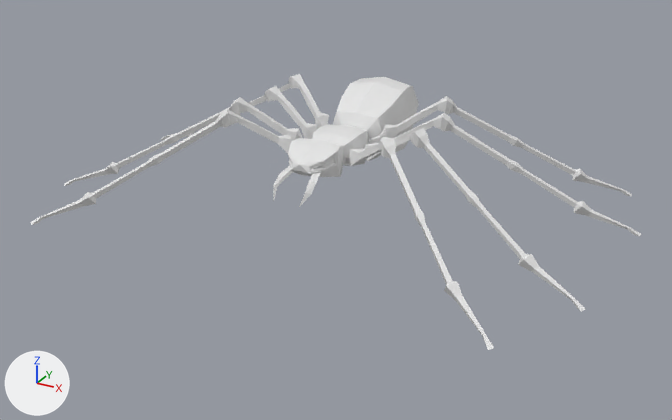
Two versions of the Blender file araña.blend, one commit apart.
Before and after are seen from a camera (50 mm lens) standing at (13.8, -25.4, 12.3) and looking at (0.5, -1.22, 0.21). Every picture has the same lights, and +X, +Y and +Z are marked at lower left.
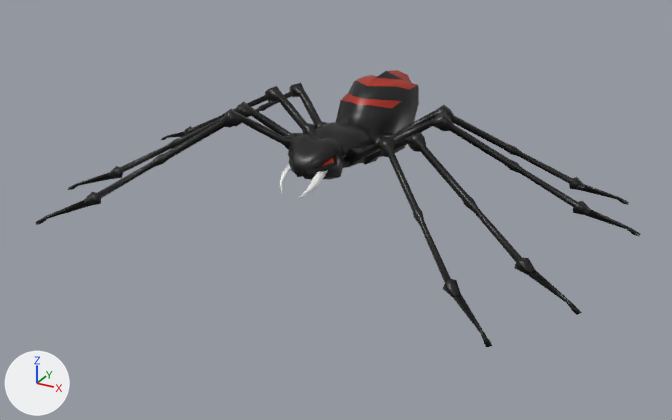
Commit message: araña con textutra

Location of each change, [x1, y1, x2, y2] in pixels of the pictures (672 x 420 px; the box of a moved part takes in the faces that stretch with it):
'Cube', surface changed, reshaped (grey to black)
    before: [31, 74, 641, 350]
    after: [35, 70, 640, 347]
part 1 of me_cube, moved or reshaped
    before: [273, 166, 321, 207]
    after: [279, 164, 328, 199]
part 2 of me_cube, moved or reshaped
    before: [161, 86, 641, 237]
    after: [161, 86, 640, 236]
part 3 of me_cube, moved or reshaped
    before: [238, 74, 632, 197]
    after: [234, 83, 629, 205]
part 4 of me_cube, moved or reshaped
    before: [64, 97, 586, 311]
    after: [68, 102, 582, 315]
part 5 of me_cube, moved or reshaped
    before: [31, 109, 494, 350]
    after: [35, 109, 492, 347]
part 6 of me_cube, built on
    before: [288, 77, 419, 176]
    after: [288, 70, 419, 180]
part 7 of me_cube, shading changed
    both: [288, 145, 406, 177]

The edits, one by one:
Picture 'palette2-gradient.png' (img_palette2_gradient_png) is new.
In material 'Material' (mat_material), base_color is no longer (0.8, 0.8, 0.8), white #e7e7e7.
In material 'Material' (mat_material), texture is now set to img_palette2_gradient_png.
me_cube is used by ob_cube; location (0.0, 0.0, 0.0).
me_cube had 414 vertices, 386 faces and spanned x 0.0..9.44, y -6.46..4.94, z -0.14..3.48.
me_cube now has 462 vertices, 432 faces and spans x 0.0..9.42, y -6.35..4.99, z -0.2..3.67.
me_cube part 1: the loose piece of 16 vertices spanning x 0.31..0.68, y -3.42..-2.25, z 1.14..1.91 is turned 25.4 degrees about the y axis through its middle, then moved by (-0.03, 0.23, 0.08).
me_cube part 2: the loose piece of 76 vertices spanning x 0.74..9.44, y 0.13..2.38, z -0.14..3.25 is moved by (-0.02, -0.01, 0.01).
me_cube part 3: the loose piece of 76 vertices spanning x 0.66..8.56, y 0.55..4.94, z 0.1..3.48 is moved by (-0.06, -0.04, -0.3).
me_cube part 4: the loose piece of 76 vertices spanning x 0.75..9.21, y -3.47..-0.2, z -0.04..3.35 is moved by (-0.11, 0.05, -0.15).
me_cube part 5: the loose piece of 76 vertices spanning x 0.67..7.76, y -6.46..-0.76, z -0.02..3.37 is moved by (-0.09, 0.11, -0.02).
Part 6, on me_cube:
22 vertices are removed from x 0.0..1.02, y -1.71..4.46, z 1.98..3.48.
54 faces are deleted.
70 vertices are added at x 0.0..1.1, y -2.67..4.99, z 0.89..3.67.
100 new faces join them.
me_cube part 7: 22 kept faces spanning x 0.21..1.22, y -2.58..4.52, z 1.09..2.48 are now shaded smooth.
